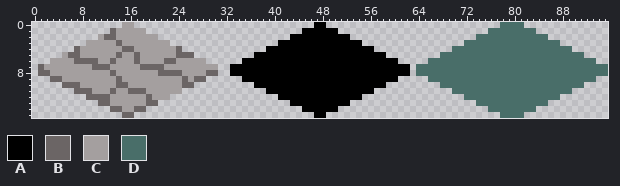
Two versions of one sprite sheet, res/sprites/FloorSheet.png. The picture above is the old version.
The file is 96x16 pixels. Colours within 5 levels of each other are drawn and written as one.
Palette (. is transparent): A #000000  B #6b6565  C #a49f9f  D #496e69
Pixels before, first column x 1:
 0 ..............CC..............................AA.............................DDDD..............
 1 ............BCCCCC..........................AAAAAA.........................DDDDDDDD............
 2 ..........CBBCCCCCCC......................AAAAAAAAAA.....................DDDDDDDDDDDD..........
 3 ........CCCCCBCCCCCCCC..................AAAAAAAAAAAAAA.................DDDDDDDDDDDDDDDD........
 4 ......BCCCCCCCBBCCCCCCCB..............AAAAAAAAAAAAAAAAAA.............DDDDDDDDDDDDDDDDDDDD......
 5 ....CBBCCCCCCBCCBCCCCCCBBB..........AAAAAAAAAAAAAAAAAAAAAA.........DDDDDDDDDDDDDDDDDDDDDDDD....
 6 ..CCCCBBBBCCBCCCBCCCCBBCCCCC......AAAAAAAAAAAAAAAAAAAAAAAAAA.....DDDDDDDDDDDDDDDDDDDDDDDDDDDD..
 7 BCCCCCCCCBBBCCCCCBBBBCCCCCCCCC..AAAAAAAAAAAAAAAAAAAAAAAAAAAAAA.DDDDDDDDDDDDDDDDDDDDDDDDDDDDDDDD
 8 BBCCCCCCCCCCBCCCCCCCBBBBCCCCBB..AAAAAAAAAAAAAAAAAAAAAAAAAAAAAA.DDDDDDDDDDDDDDDDDDDDDDDDDDDDDDDD
 9 ..BBCCCCCCCCCBCCCCCCCCCCBCBB......AAAAAAAAAAAAAAAAAAAAAAAAAA.....DDDDDDDDDDDDDDDDDDDDDDDDDDDD..
10 ....BBBCCCCCCBBCCCCCCCCCBB..........AAAAAAAAAAAAAAAAAAAAAA.........DDDDDDDDDDDDDDDDDDDDDDDD....
11 ......BBBCCCBCCBBBCCCCCC..............AAAAAAAAAAAAAAAAAA.............DDDDDDDDDDDDDDDDDDDD......
12 ........BBBBCCCCCCBCCC..................AAAAAAAAAAAAAA.................DDDDDDDDDDDDDDDD........
13 ..........BBCCCCCCBB......................AAAAAAAAAA.....................DDDDDDDDDDDD..........
14 ............BBCCBB..........................AAAAAA.........................DDDDDDDD............
15 ..............BB..............................AA.............................DDDD..............
After:
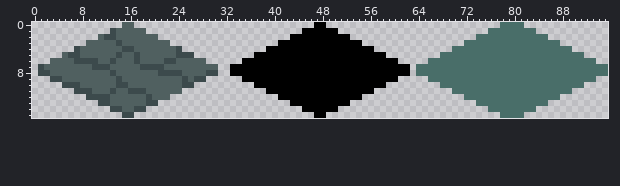
Change:
Colour B changes from #6b6565 to #3c4a4c.
Colour C changes from #a49f9f to #506060.
Where, in picture pixels (left, top, right, bottom), the same in both pictures:
changed: (38, 22, 218, 118)
